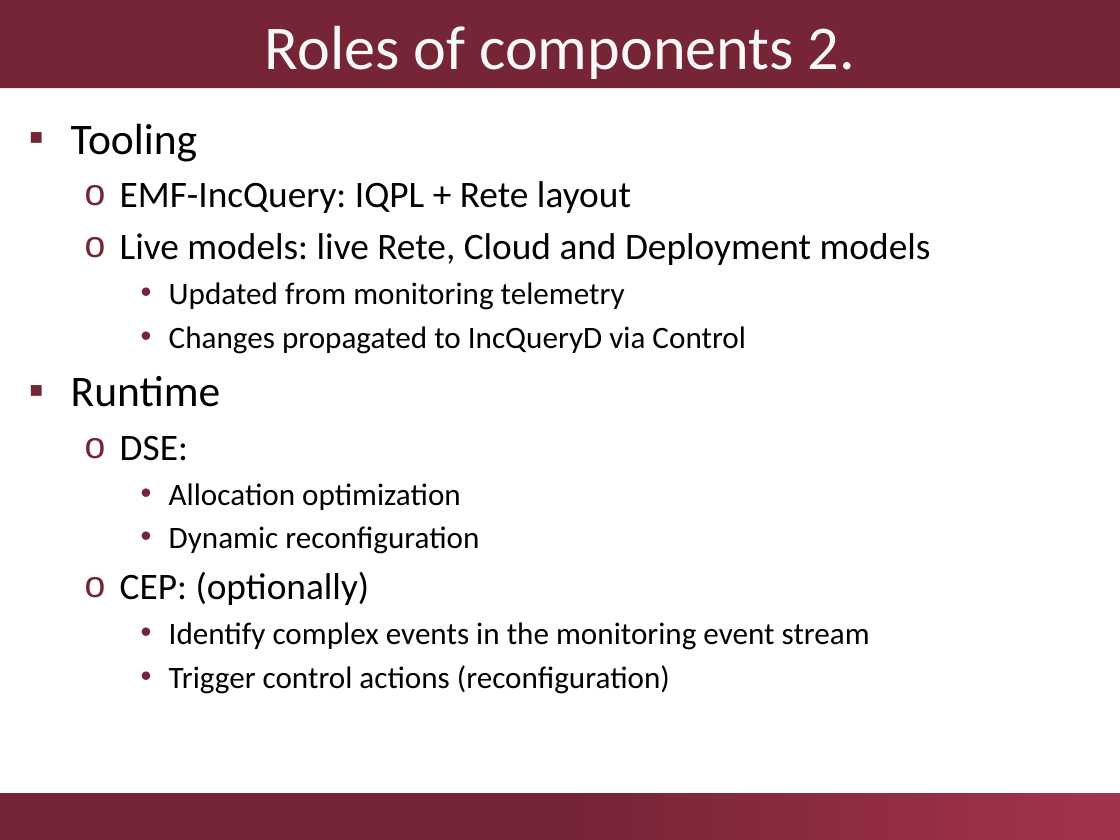
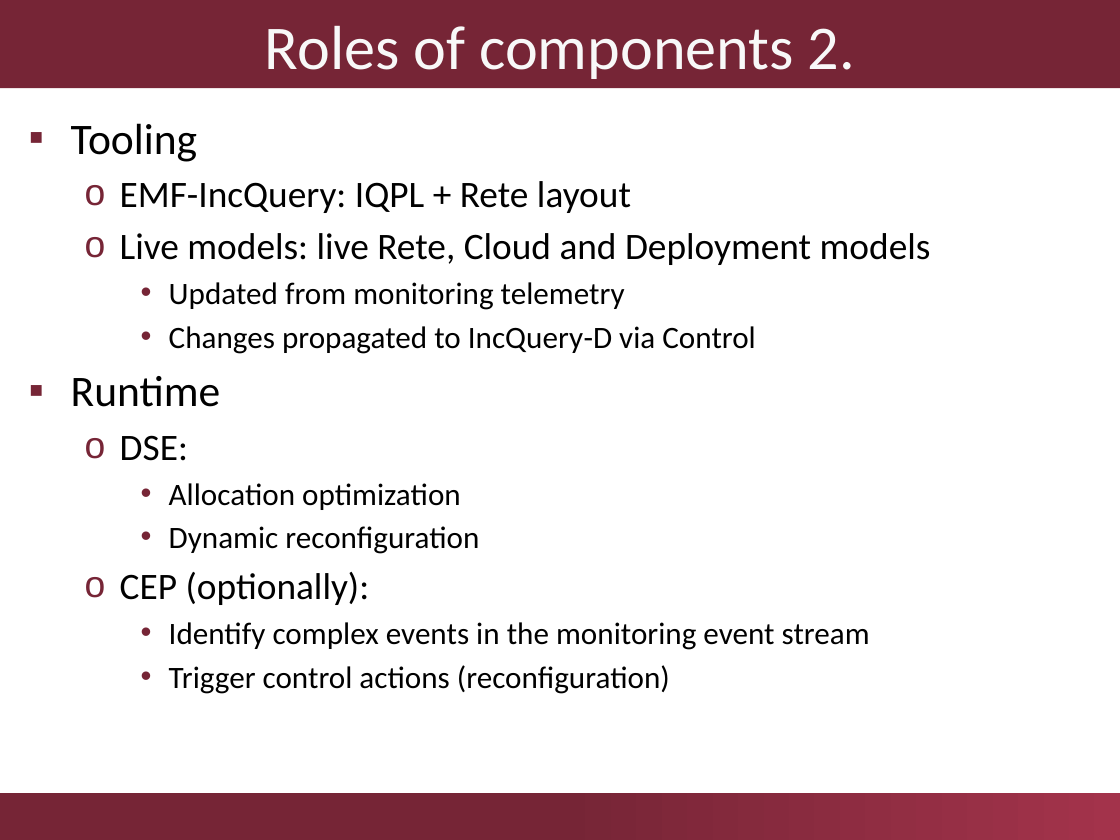
Before and after one commit to viatra/incqueryd, a slide deck: slide 8 of szarnyasg-incqueryd-tdk/presentation/IncQueryD-TDK2013.pptx (slide 7 before the commit). Drawn at 1120x840 pixels with LibreOffice and Linux fonts; fonts in the diff are those of the drawing; background and template pictures are left out. Boxes give left, top, right and bottom in pixels: in the first picture for what was removed or moved away, otherwise in the second. Text is boxed around its words. In the diff, an @@ line names an element or a change of style, - is before the commit and + after.

```diff
--- a/szarnyasg-incqueryd-tdk/presentation/IncQueryD-TDK2013.pptx
+++ b/szarnyasg-incqueryd-tdk/presentation/IncQueryD-TDK2013.pptx
@@ text at (169,326,755,354): text changed @@
-    • Changes propagated to IncQueryD via Control
+    • Changes propagated to IncQuery-D via Control
@@ text at (120,572,370,605): text changed @@
-  o CEP: (optionally)
+  o CEP (optionally):
```
Also in this commit, not shown: 5 other slides changed, 1 slide added.
